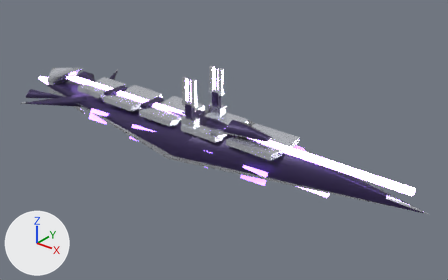
Before and after pictures for a commit that changed the glTF model docs/concept-art/models/cruiser-hadron.glb.
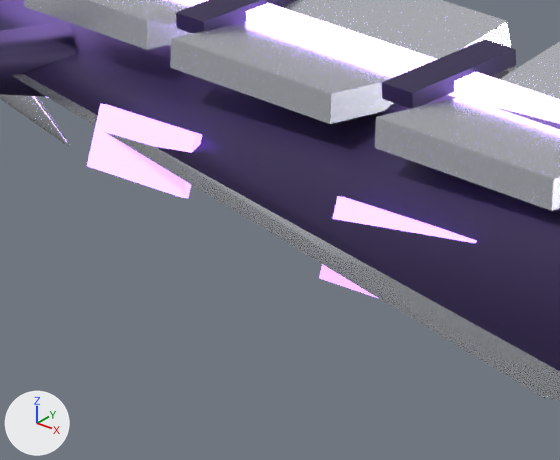
The first picture shows the older version from a 50 mm camera at (99.8, -110.7, 69.3) aimed at (8.7, 3.2, -1.3). The close-ups show the older and then the newer version on the part from 16% to 38% of the width and 32% to 61% of the height of that picture. Only the edits that show in the close-ups are written down. Every picture has the same lights, and +X, +Y and +Z are marked at lower left. Where no turn or scale is listed for an object, it has been applied to the vertices.

In view in the first close-up: 'armor_2_s', 'armor_3_p', 'armor_3_s', 'armor_4_s', 'crystal_spine', 'facet_panel_2_s', 'facet_panel_3_s', 'guard_wing_s', 'hull_aft', 'hull_aft_edge', 'rib_2', 'rib_3' and 3 more.
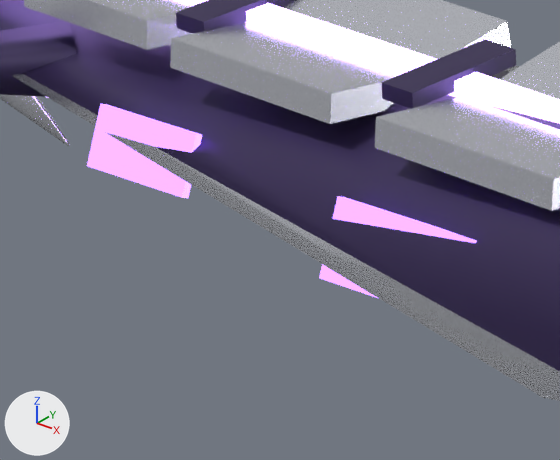
Changed parts and their boxes [x1, y1, x2, y2] in the close-ups (560 x 460 px):
'facet_panel_3_s', recoloured
    both: [87, 104, 202, 198]
'facet_panel_2_s', recoloured
    both: [319, 196, 477, 297]

The change, as a diff of the scene's bpy script:
```diff
--- a/docs/concept-art/models/cruiser-hadron.glb.py
+++ b/docs/concept-art/models/cruiser-hadron.glb.py
@@ mat_crystal_panel_glow @@
 mat_crystal_panel_glow = principled_material('crystal_panel_glow')
-mat_crystal_panel_glow.base_color = (0.584, 0.381, 1.0)  # purple #c9a6ff
+mat_crystal_panel_glow.base_color = (0.0103, 0.00518, 0.0296)  # dark purple #1a1030
 mat_crystal_panel_glow.roughness = 0.3
```
